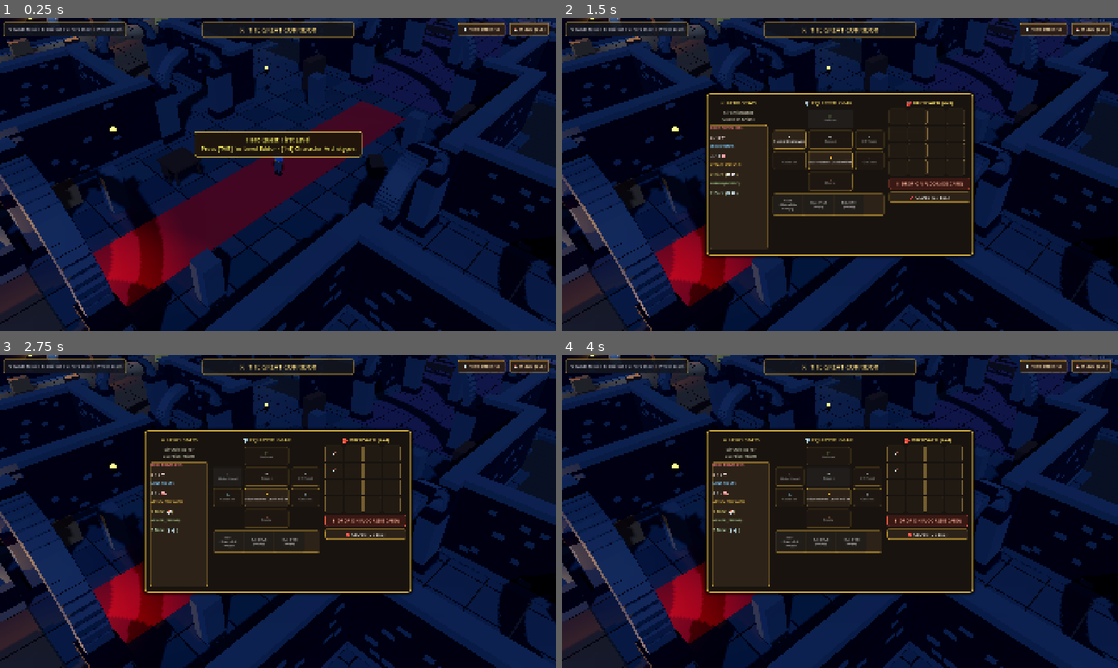
Above: before the commit, frames 1-4 (two rows, left to right).
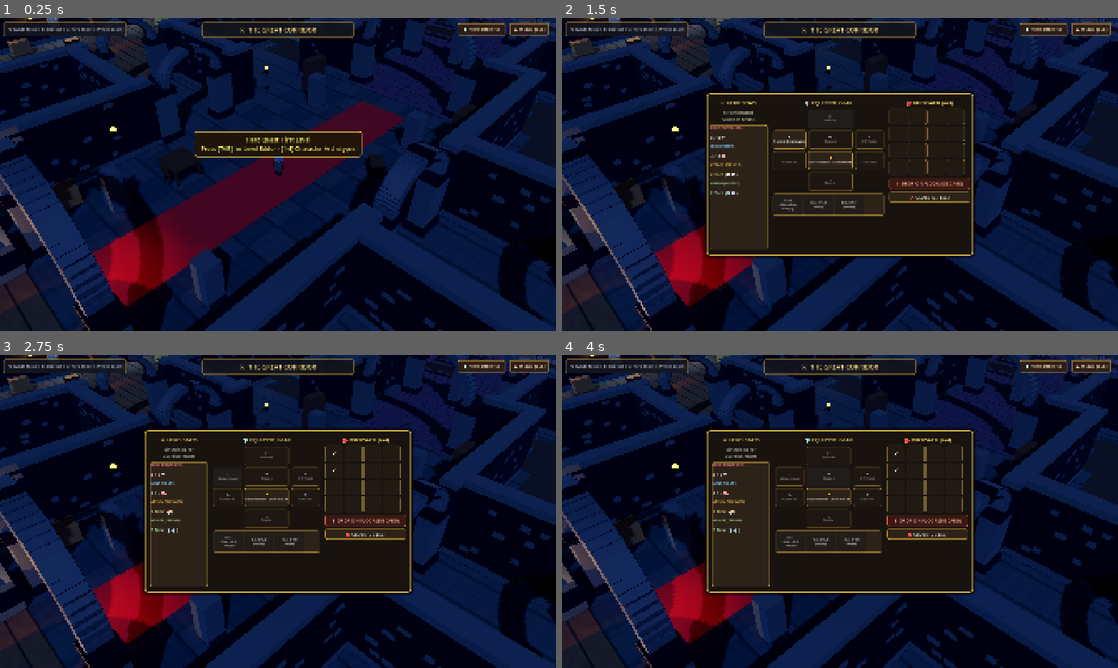
Above: after the commit, the same moments.

Repository: trahfo/hero-quest
Game: Godot game, scene res://scenes/hero_quest.tscn
Two runs of this game, one before a commit and one after it. Both use one fixed random seed, a clock stepped at 60 frames per second and the inputs below. This scene is started directly instead of the project's main scene.
Inputs:
- Up to frame 1 (0.25 s): no input
- Up to frame 2 (1.5 s): click "🛡️ HERO SHEET (C)" at 0.5 s; click "🪖 Helmet" at 1.25 s
- Up to frame 3 (2.75 s): click "🗡️ Rusted Shortsword" at 2 s
- Up to frame 4 (4 s): click "⚔️ Main Hand" at 2.75 s; click "🥋 Breast" at 3.5 s

The runs differ from the first frame. In frame 1, 1.1% of the frame differs, in the area x 0-100%, y 0-100%; in frame 2, 0.8%; in frame 3, 0.8%; in frame 4, 0.8%.

Commit message:
[feat] add procedural PBR floor textures and gapless tile geometry

Diff:
--- /dev/null
+++ b/scripts/hero_quest/castle_floor_texture_generator.gd
@@ -0,0 +1,204 @@
+class_name CastleFloorTextureGenerator
+extends RefCounted
+
+## Procedural PBR floor texture and normal map generator.
+## Eliminates physical tile gaps while providing subtle, tactile tile boundary
+## delineation through outer mortar seams, interior surface grain, and beveled edge normal maps.
+
+const TEX_SIZE: int = 128
+
+func apply_floor_textures(materials: CastleMaterials) -> void:
+	var stone_tex = _create_stone_texture()
+	var stone_norm = _create_stone_normal_map()
+
+	var chapel_tex = _create_chapel_texture()
+	var wood_tex = _create_wood_texture()
+	var wood_norm = _create_wood_normal_map()
+
+	# Stone Floors (dungeon slate & alternate checker)
+	_configure_mat(materials.mat_floor_stone, stone_tex, stone_norm, 1.0)
+	_configure_mat(materials.mat_floor_stone_alt, stone_tex, stone_norm, 1.0)
+
+	# Chapel Floor (ornate gothic diamond inlay)
+	_configure_mat(materials.mat_floor_chapel, chapel_tex, stone_norm, 1.2)
+
+	# Stables Timber & Bridge Wood
+	_configure_mat(materials.mat_floor_wood, wood_tex, wood_norm, 0.9)
+	_configure_mat(materials.mat_floor_bridge, wood_tex, wood_norm, 0.9)
+
+	# Courtyard / Garden Green & Graveyard Soil
+	_configure_mat(materials.mat_floor_garden_green, stone_tex, stone_norm, 0.8)
+	_configure_mat(materials.mat_floor_graveyard_dirt, stone_tex, stone_norm, 0.7)
+
+func _configure_mat(mat: StandardMaterial3D, albedo_tex: ImageTexture, norm_tex: ImageTexture, norm_scale: float) -> void:
+	if not mat:
+		return
+	mat.albedo_texture = albedo_tex
+	mat.normal_enabled = true
+	mat.normal_texture = norm_tex
+	mat.normal_scale = norm_scale
+	mat.uv1_scale = Vector3(1.0, 1.0, 1.0)
+
+## Generates a subtle greyscale flagstone tile texture with perimeter mortar seams.
+func _create_stone_texture() -> ImageTexture:
+	var img = Image.create(TEX_SIZE, TEX_SIZE, false, Image.FORMAT_RGBA8)
+	var max_idx = TEX_SIZE - 1
+
+	for y in range(TEX_SIZE):
+		for x in range(TEX_SIZE):
+			var edge_dist = min(min(x, max_idx - x), min(y, max_idx - y))
+			var val: float
+
+			if edge_dist <= 2:
+				# Outer recessed mortar seam (45% darker)
+				val = 0.52 + float(edge_dist) * 0.04
+			elif edge_dist <= 6:
+				# Subtle beveled shoulder transition
+				var t = float(edge_dist - 2) / 4.0
+				val = lerpf(0.60, 0.96, t)
+			else:
+				# Interior flagstone body with subtle grain
+				var grain = (sin(x * 0.38) + cos(y * 0.44)) * 0.025 + (sin((x + y) * 0.75)) * 0.015
+				val = clampf(0.96 + grain, 0.90, 1.02)
+
+			img.set_pixel(x, y, Color(val, val, val, 1.0))
+
+	return ImageTexture.create_from_image(img)
+
+## Generates a tangent-space normal map with rounded bevels along all 4 perimeter edges.
+func _create_stone_normal_map(bevel_px: int = 6, bevel_strength: float = 0.55) -> ImageTexture:
+	var img = Image.create(TEX_SIZE, TEX_SIZE, false, Image.FORMAT_RGBA8)
+	var max_idx = TEX_SIZE - 1
+
+	for y in range(TEX_SIZE):
+		var d_top = y
+		var d_bottom = max_idx - y
+
+		for x in range(TEX_SIZE):
+			var d_left = x
+			var d_right = max_idx - x
+
+			var nx: float = 0.0
+			var ny: float = 0.0
+
+			if d_left < bevel_px:
+				nx -= (1.0 - float(d_left) / float(bevel_px)) * bevel_strength
+			elif d_right < bevel_px:
+				nx += (1.0 - float(d_right) / float(bevel_px)) * bevel_strength
+
+			if d_top < bevel_px:
+				ny -= (1.0 - float(d_top) / float(bevel_px)) * bevel_strength
+			elif d_bottom < bevel_px:
+				ny += (1.0 - float(d_bottom) / float(bevel_px)) * bevel_strength
+
+			var n = Vector3(nx, ny, 1.0).normalized()
+			var r = n.x * 0.5 + 0.5
+			var g = n.y * 0.5 + 0.5
+			var b = n.z * 0.5 + 0.5
+
+			img.set_pixel(x, y, Color(r, g, b, 1.0))
+
+	return ImageTexture.create_from_image(img)
+
+## Generates an ornate gothic patterned tile for chapel floors.
+func _create_chapel_texture() -> ImageTexture:
+	var img = Image.create(TEX_SIZE, TEX_SIZE, false, Image.FORMAT_RGBA8)
+	var max_idx = TEX_SIZE - 1
+	var center = float(TEX_SIZE) * 0.5
+
+	for y in range(TEX_SIZE):
+		for x in range(TEX_SIZE):
+			var edge_dist = min(min(x, max_idx - x), min(y, max_idx - y))
+			var val: float
+
+			if edge_dist <= 2:
+				val = 0.50 # Outer border seam
+			elif edge_dist >= 8 and edge_dist <= 10:
+				val = 1.15 # Inset ornamental frame highlight
+			else:
+				var m_dist = absf(float(x) - center) + absf(float(y) - center)
+				if m_dist < 34.0:
+					# Inner decorative diamond field
+					var d_rim = absf(m_dist - 34.0)
+					if d_rim <= 2.0:
+						val = 0.65 # Diamond border groove
+					else:
+						val = 1.06 # Diamond center stone
+				else:
+					var noise = (sin(x * 0.3) + cos(y * 0.3)) * 0.02
+					val = 0.95 + noise
+
+			img.set_pixel(x, y, Color(val, val, val, 1.0))
+
+	return ImageTexture.create_from_image(img)
+
+## Generates longitudinal timber planks with border framing and horizontal plank grooves.
+func _create_wood_texture() -> ImageTexture:
+	var img = Image.create(TEX_SIZE, TEX_SIZE, false, Image.FORMAT_RGBA8)
+	var max_idx = TEX_SIZE - 1
+
+	for y in range(TEX_SIZE):
+		var plank_idx = y / 32
+		var y_in_plank = y % 32
+		var plank_seam = y_in_plank <= 1 or y_in_plank >= 31
+
+		for x in range(TEX_SIZE):
+			var edge_dist = min(min(x, max_idx - x), min(y, max_idx - y))
+			var val: float
+
+			if edge_dist <= 2:
+				val = 0.45 # Perimeter tile seam
+			elif plank_seam:
+				val = 0.55 # Horizontal plank groove
+			else:
+				# Wood plank grain along X
+				var grain = sin(float(x) * 0.22 + sin(float(y) * 0.12) * 3.5) * 0.035
+				var row_tint = (plank_idx % 2) * 0.03 - 0.015
+				val = clampf(0.96 + grain + row_tint, 0.88, 1.05)
+
+			img.set_pixel(x, y, Color(val, val, val, 1.0))
+
+	return ImageTexture.create_from_image(img)
+
+## Generates normal map for timber planks with border bevels and horizontal plank grooves.
+func _create_wood_normal_map(bevel_px: int = 5, bevel_strength: float = 0.50) -> ImageTexture:
+	var img = Image.create(TEX_SIZE, TEX_SIZE, false, Image.FORMAT_RGBA8)
+	var max_idx = TEX_SIZE - 1
+
+	for y in range(TEX_SIZE):
+		var d_top = y
+		var d_bottom = max_idx - y
+		var y_in_plank = y % 32
+
+		for x in range(TEX_SIZE):
+			var d_left = x
+			var d_right = max_idx - x
+
+			var nx: float = 0.0
+			var ny: float = 0.0
+
+			# Outer edge bevels
+			if d_left < bevel_px:
+				nx -= (1.0 - float(d_left) / float(bevel_px)) * bevel_strength
+			elif d_right < bevel_px:
+				nx += (1.0 - float(d_right) / float(bevel_px)) * bevel_strength
+
+			if d_top < bevel_px:
+				ny -= (1.0 - float(d_top) / float(bevel_px)) * bevel_strength
+			elif d_bottom < bevel_px:
+				ny += (1.0 - float(d_bottom) / float(bevel_px)) * bevel_strength
+
+			# Plank grooves normal tilt along Y
+			if y_in_plank < 3:
+				ny -= (1.0 - float(y_in_plank) / 3.0) * 0.35
+			elif y_in_plank > 28:
+				ny += (float(y_in_plank - 28) / 3.0) * 0.35
+
+			var n = Vector3(nx, ny, 1.0).normalized()
+			var r = n.x * 0.5 + 0.5
+			var g = n.y * 0.5 + 0.5
+			var b = n.z * 0.5 + 0.5
+
+			img.set_pixel(x, y, Color(r, g, b, 1.0))
+
+	return ImageTexture.create_from_image(img)
--- a/scripts/hero_quest/castle_materials.gd
+++ b/scripts/hero_quest/castle_materials.gd
@@ -1,5 +1,9 @@
 class_name CastleMaterials
 extends RefCounted
+
+const CastleFloorTextureGenerator = preload("res://scripts/hero_quest/castle_floor_texture_generator.gd")
+
+var walls_transparent: bool = false
 
 var mat_floor_stone: StandardMaterial3D
 var mat_floor_stone_alt: StandardMaterial3D
@@ -187,6 +191,30 @@
 	mat_bone.roughness = 0.7
 
 	_setup_brick_wall_texture()
+	_setup_floor_textures()
+
+func _setup_floor_textures() -> void:
+	var gen = CastleFloorTextureGenerator.new()
+	gen.apply_floor_textures(self)
+
+func set_walls_transparent(transparent: bool, alpha: float = 0.28) -> void:
+	if walls_transparent == transparent:
+		return
+	walls_transparent = transparent
+	if transparent:
+		mat_wall_stone.transparency = BaseMaterial3D.TRANSPARENCY_ALPHA
+		mat_wall_stone.albedo_color.a = alpha
+		mat_wall_stone.depth_draw_mode = BaseMaterial3D.DEPTH_DRAW_ALWAYS
+		mat_wall_trim.transparency = BaseMaterial3D.TRANSPARENCY_ALPHA
+		mat_wall_trim.albedo_color.a = clampf(alpha * 1.25, 0.0, 1.0)
+		mat_wall_trim.depth_draw_mode = BaseMaterial3D.DEPTH_DRAW_ALWAYS
+	else:
+		mat_wall_stone.transparency = BaseMaterial3D.TRANSPARENCY_DISABLED
+		mat_wall_stone.albedo_color.a = 1.0
+		mat_wall_stone.depth_draw_mode = BaseMaterial3D.DEPTH_DRAW_OPAQUE_ONLY
+		mat_wall_trim.transparency = BaseMaterial3D.TRANSPARENCY_DISABLED
+		mat_wall_trim.albedo_color.a = 1.0
+		mat_wall_trim.depth_draw_mode = BaseMaterial3D.DEPTH_DRAW_OPAQUE_ONLY
 
 func _setup_brick_wall_texture() -> void:
 	var img = Image.create(128, 128, false, Image.FORMAT_RGBA8)
--- a/scripts/hero_quest/castle_mesh_builder.gd
+++ b/scripts/hero_quest/castle_mesh_builder.gd
@@ -32,7 +32,7 @@
 
 	var mesh_inst = MeshInstance3D.new()
 	var box_mesh = BoxMesh.new()
-	box_mesh.size = Vector3(TILE_SIZE - 0.08, 0.28, TILE_SIZE - 0.08)
+	box_mesh.size = Vector3(TILE_SIZE, 0.28, TILE_SIZE)
 	box_mesh.material = mat
 	mesh_inst.mesh = box_mesh
 	mesh_inst.position = Vector3(0, -0.14, 0)
Not shown, added: scripts/hero_quest/castle_floor_texture_generator.gd.uid
